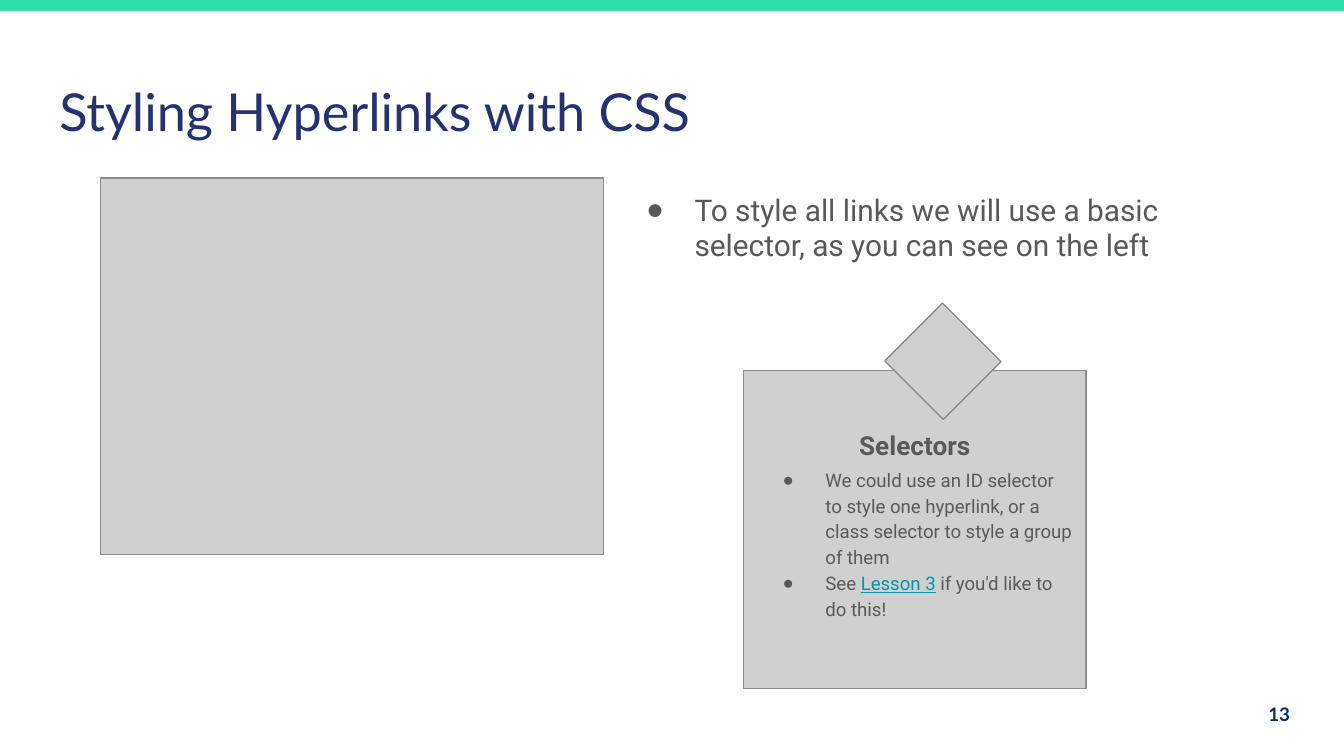
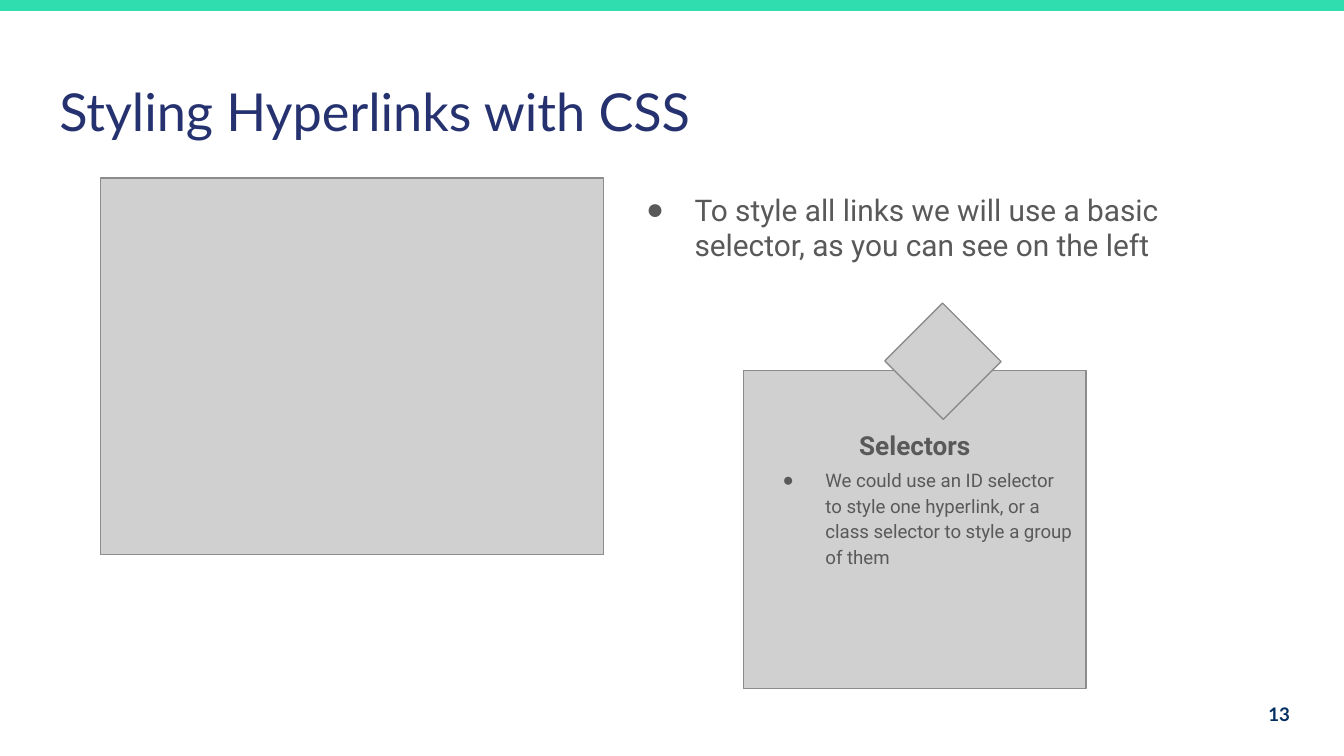
Before and after one commit to duari132/6iec-web-development, a slide deck: slide 13 of Lesson-5-Hyperlinks/Lesson-5-Hyperlinks.pptx. Drawn at 1344x756 pixels with LibreOffice and Linux fonts; fonts in the diff are those of the drawing; grey boxes stand for pictures. Boxes give left, top, right and bottom in pixels: in the first picture for what was removed or moved away, otherwise in the second. Text is boxed around its words. In the diff, an @@ line names an element or a change of style, - is before the commit and + after.

Commit message:
lesson 4 to 7

```diff
--- a/Lesson-5-Hyperlinks/Lesson-5-Hyperlinks.pptx
+++ b/Lesson-5-Hyperlinks/Lesson-5-Hyperlinks.pptx
@@ text at bbox=[825, 576, 1053, 616]: paragraph removed @@
-● See Lesson 3 if you'd like to do this!
```
Also in this commit, not shown: 10 other files.
